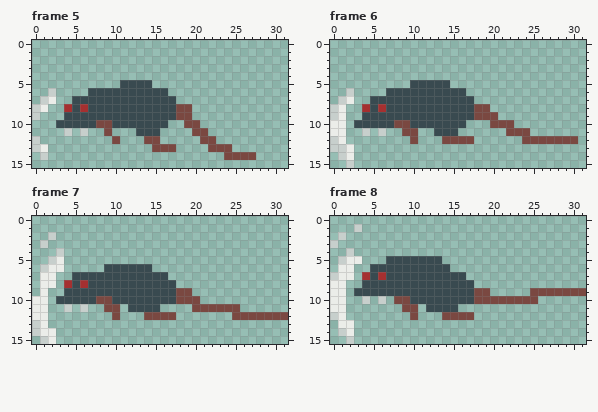
Edited in one commit: pixel-art file (aseprite/rat_jump.aseprite). Above is the file before it was changed.
32x16 pixels, 15 frames. Shown: frame 5, frame 6, frame 7, frame 8. The commit also changed other frames, which this record leaves out.
The same view after the edit:
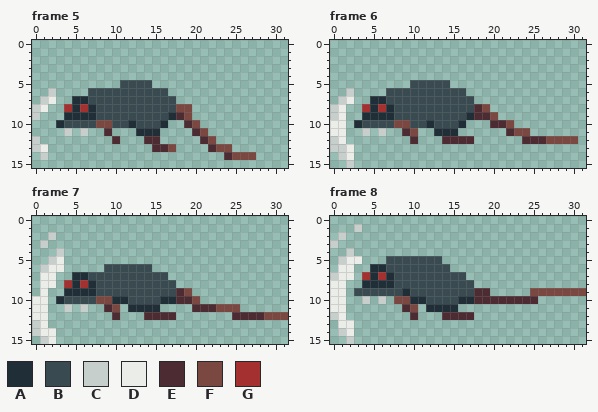
Palette (. is transparent): A #202e37  B #394a50  C #c7cfcc  D #ebede9  E #4d2b32  F #7a4841  G #a53030
The edit:
Changed rows in their new state; - is an unchanged pixel.
Frame 5:
first column x 3:
 7 --AA------------------
 8 --A-A-----------------
 9 -AAAA---------AE------
10 A--------A---A--E-----
11 ------E---AAA----E----
12 -------E---EE-----E---
13 ------------EE-----E--
14 ---------------------E
Frame 6:
first column x 3:
 7 --AA--------------------
 8 --A-A----------E--------
 9 -AAAA---------AEE-------
10 A--------A---A---EE-----
11 ------E---AAA------E----
12 -------E---EEEE------EEE
Frame 7:
first column x 3:
 7 --AA----------------------
 8 --A-A---------------------
 9 -AAAA----------E----------
10 A------AA----AAEE---------
11 ------E--AAAA----EEE------
12 -------E---EEEE-------EEEE
Frame 8:
first column x 4:
 6 -AA-------------------
 7 -A-A------------------
 8 AAAA------------------
 9 -----A--------EE------
10 ------AA----AAEEEEEEEE
11 -----E--AAAA----------
12 ------E---EEEE--------
